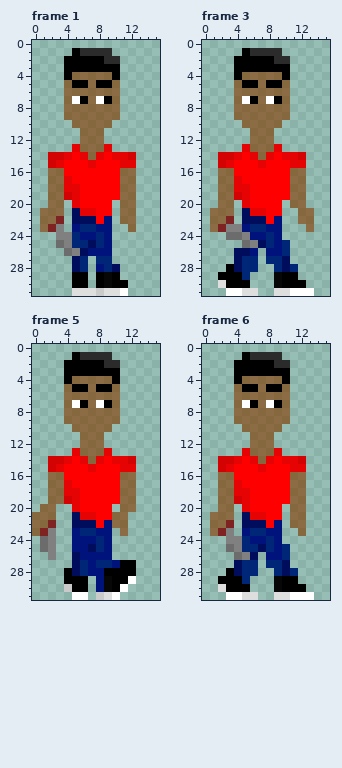
Two states of a pixel-art file, Assets/Resources/PlayerPreviews/Player_1_0_0_Knife.aseprite. That is the earlier state.
16x32 pixels, 9 frames. Shown: frame 1, frame 3, frame 5, frame 6. The commit also changed other frames, which this record leaves out.
Now the later version:
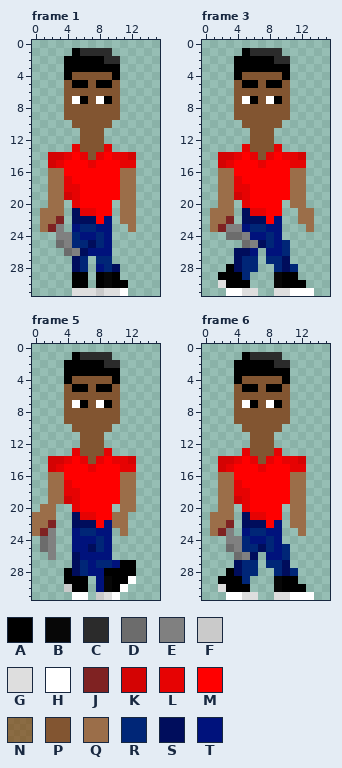
Palette (. is transparent): A #000000  B #070707  C #2b2b2b  D #6c6c6c  E #808080  F #cacaca  G #dedede  H #ffffff  J #7f2222  K #d40303  L #e60303  M #ff0000  N #843b009f  P #825531  Q #9b6e49  R #002677  S #000d5c  T #00127c
From the commit log: Fixed some player colour glitches
Difference:
Frame 1:
The edit turns colour N into colour P in row 4 at x 5 to 9; in row 5 at x 4, 7 and 10; in row 6 at x 4 to 10; in row 7 at x 4, 7 and 10; in rows 8 to 9 at x 4 to 10; in row 10 at x 5 to 9.
The edit turns colour N into colour P in rows 11 to 13 at x 6 to 8; in row 14 at x 7.
The edit turns colour N into colour Q in rows 16 to 20 at x 2 to 3 and 11 to 12; in row 21 at x 1 to 3 and 11 to 12; in row 22 at x 1 to 2 and 11 to 12; in row 23 at x 1 and 12.
Frame 3:
The edit turns colour N into colour P in row 4 at x 5 to 9; in row 5 at x 4, 7 and 10; in row 6 at x 4 to 10; in row 7 at x 4, 7 and 10; in rows 8 to 9 at x 4 to 10; in row 10 at x 5 to 9.
The edit turns colour N into colour P in rows 11 to 13 at x 6 to 8; in row 14 at x 7.
The edit turns colour N into colour Q in rows 16 to 20 at x 2 to 3 and 11 to 12; in row 21 at x 1 to 3 and 12 to 13; in row 22 at x 1 to 2 and 12 to 13; in row 23 at x 1 and 13.
Frame 5:
The edit turns colour N into colour P in row 4 at x 5 to 9; in row 5 at x 4, 7 and 10; in row 6 at x 4 to 10; in row 7 at x 4, 7 and 10; in rows 8 to 9 at x 4 to 10; in row 10 at x 5 to 9.
The edit turns colour N into colour P in rows 11 to 13 at x 6 to 8; in row 14 at x 7.
The edit turns colour N into colour Q in rows 16 to 19 at x 2 to 3 and 11 to 12; in row 20 at x 1 to 2 and 11 to 12; in row 21 at x 0 to 2 and 10 to 11; in row 22 at x 0 to 1 and 10 to 11; in row 23 at x 0 and 11.
Frame 6: the same change as frame 1
